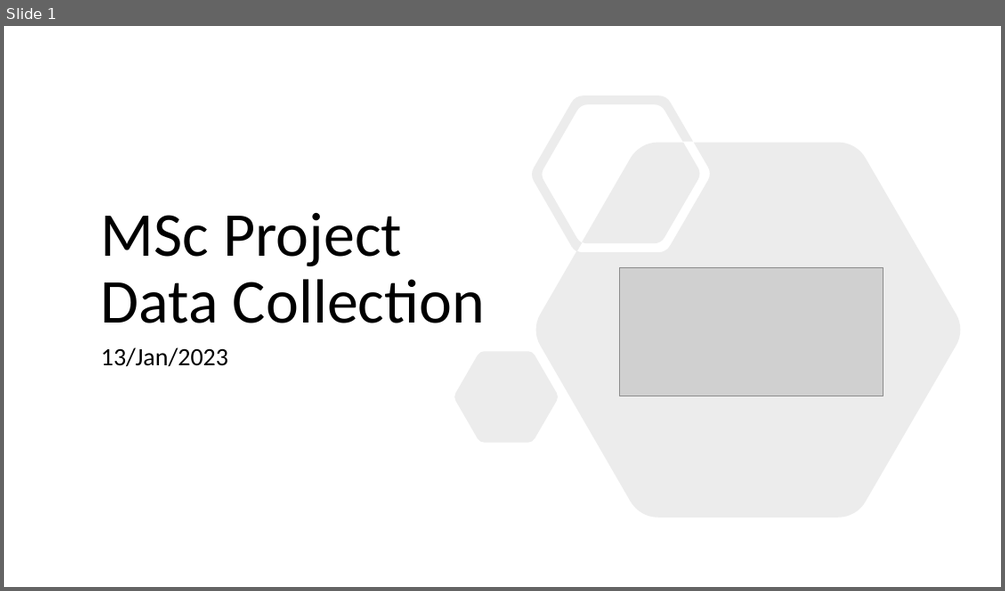
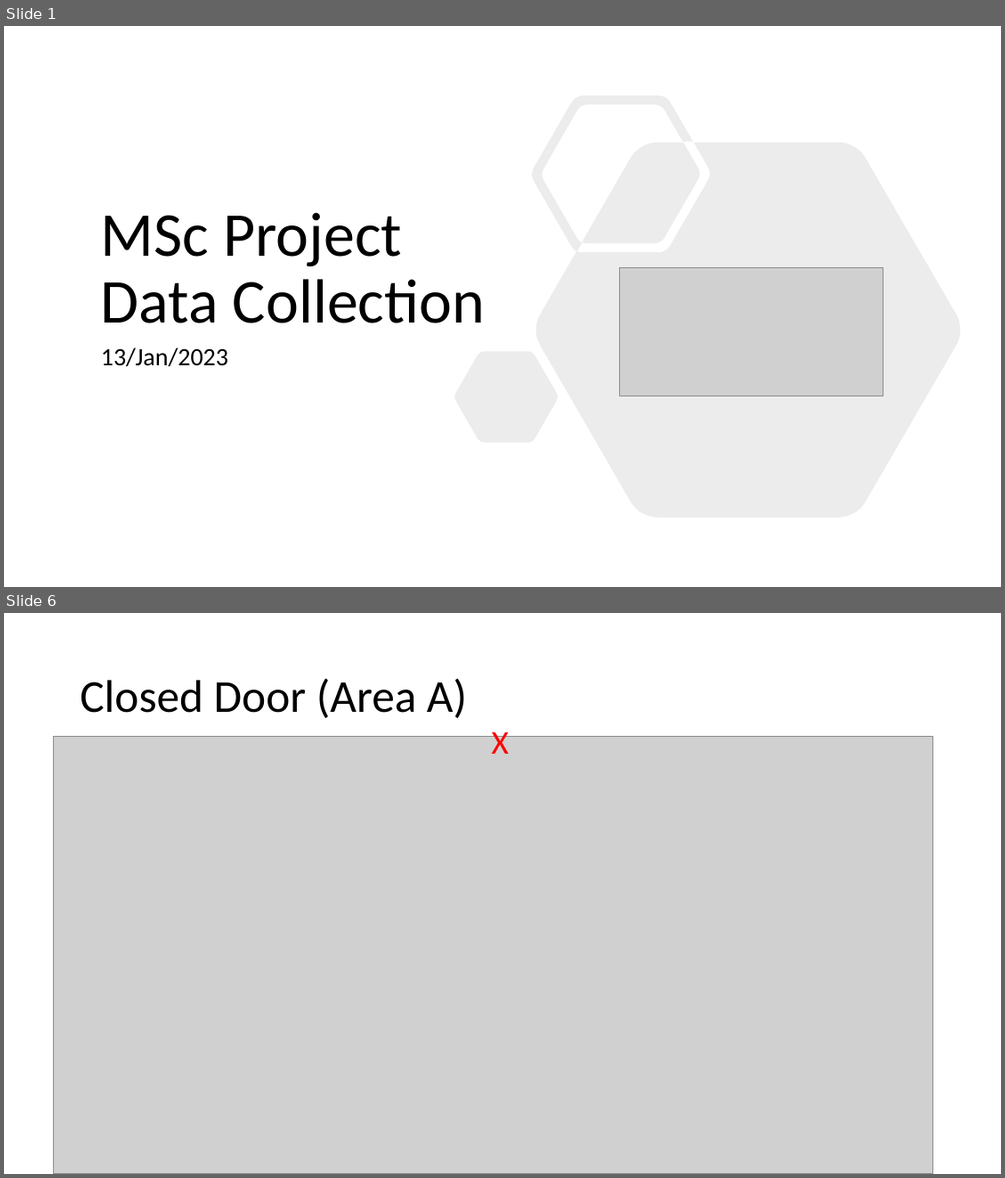
Before and after one commit to ofithcheallaigh/masters_project, a slide deck: Documentation/Presentations/Supervisor Meetings/update_130123.pptx. Shown one above the other, each under a label of ours: slide 1 before the commit, slides 1 and 6 after it; the slides between them are not shown. The pictures are 1005x591 and 1005x1178 pixels, drawn with LibreOffice and Linux fonts; fonts in the diff are those of the drawing; grey boxes stand for pictures. Boxes give left, top, right and bottom in pixels: in the first picture for what was removed or moved away, otherwise in the second. Text is boxed around its words. In the diff, an @@ line names an element or a change of style, - is before the commit and + after.

```diff
--- a/Documentation/Presentations/Supervisor Meetings/update_130123.pptx
+++ b/Documentation/Presentations/Supervisor Meetings/update_130123.pptx
@@ slide 6 added at [4,613,1001,1174], background #FFFFFF @@
@@ title added at [80,678,467,718], 44 pt, text #000000 @@
+Closed Door (Area A)
@@ picture added at [53,737,933,1174] @@
@@ text added at [492,726,509,754], 32 pt, text #FF0000 @@
+X
```
Also in this commit, not shown: 1 slide changed, 8 other slides added.
